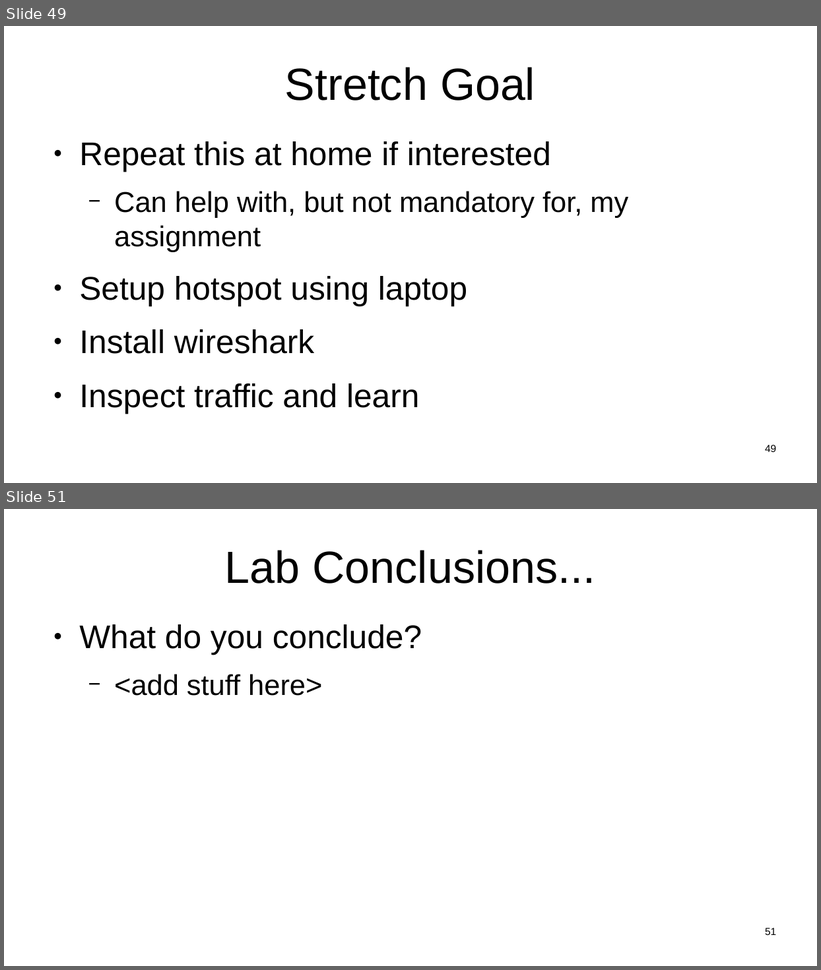
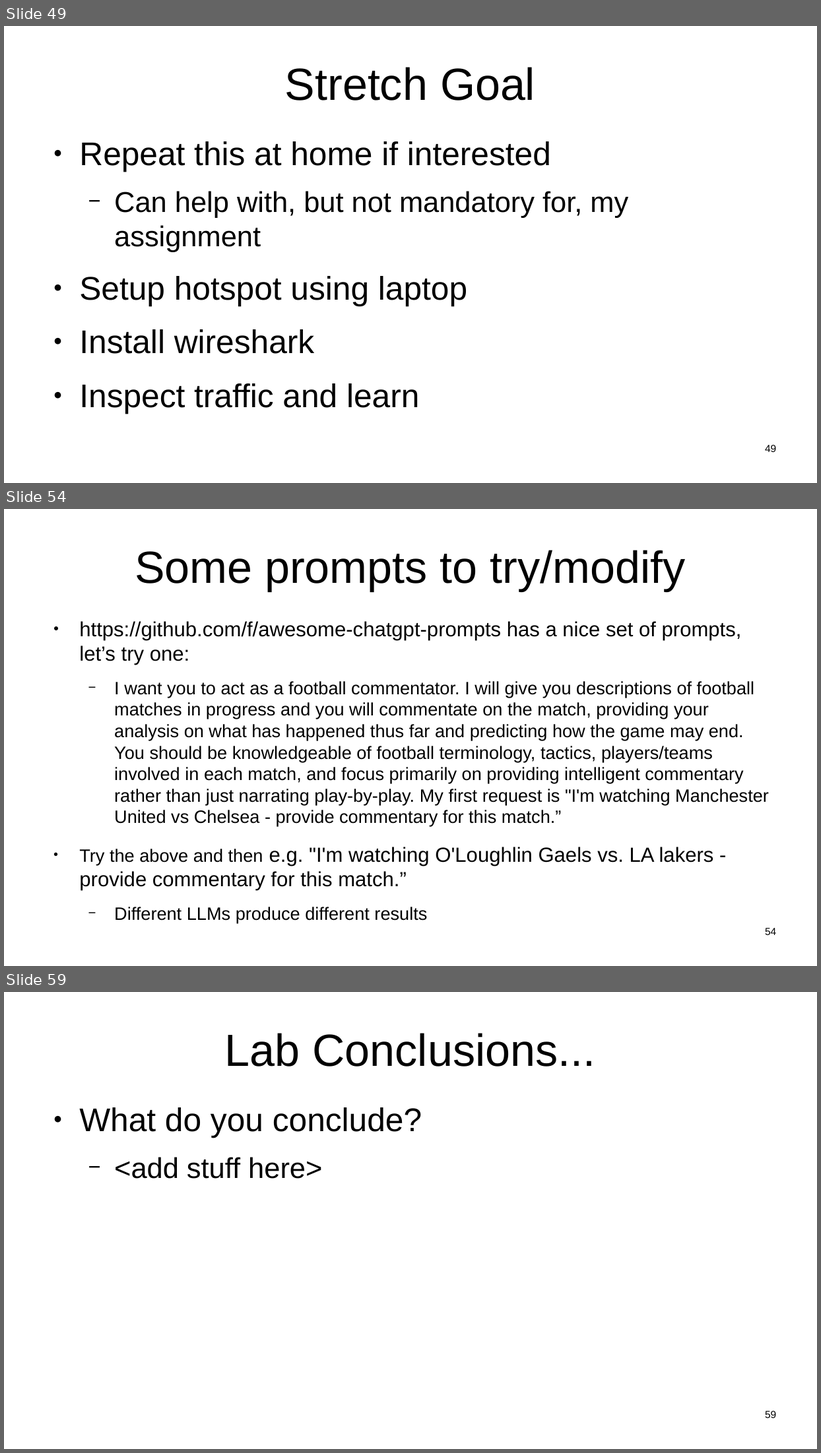
Before and after one commit to sftcd/witidtm, a slide deck: lectures/2024-2025/labs.odp. Shown one above the other, each under a label of ours: slides 49 and 51 before the commit, slides 49, 54 and 59 after it; the slides between them are not shown. The pictures are 821x970 and 821x1453 pixels, drawn with LibreOffice and Linux fonts; fonts in the diff are those of the drawing. Boxes give left, top, right and bottom in pixels: in the first picture for what was removed or moved away, otherwise in the second. Text is boxed around its words. In the diff, an @@ line names an element or a change of style, - is before the commit and + after.

```diff
--- a/lectures/2024-2025/labs.odp
+++ b/lectures/2024-2025/labs.odp
@@ slide 54 added at (4, 509, 817, 966), background #FFFFFF @@
@@ title added at (135, 550, 686, 591), 44 pt, text #000000 @@
+Some prompts to try/modify
@@ text added at (79, 621, 769, 890), 17.5 pt, text #000000 @@
+● https://github.com/f/awesome-chatgpt-prompts has a nice set of prompts, let’s try one:
+  − I want you to act as a football commentator. I will give you descriptions of football matches in progress and you will commentate on the match, providing your analysis on what has happened thus far and predicting how the game may end. You should be knowledgeable of football terminology, tactics, players/teams involved in each match, and focus primarily on providing intelligent commentary rather than just narrating play-by-play. My first request is "I'm watching Manchester United vs Chelsea - provide commentary for this match.”
+● Try the above and then e.g. "I'm watching O'Loughlin Gaels vs. LA lakers - provide commentary for this match.”
+  − Different LLMs produce different results
@@ page number added at (765, 928, 776, 935), 10 pt, text #000000 @@
+54
@@ what was slide 51 is now slide 59 @@
@@ page number at (765, 1411, 776, 1418): text changed @@
-51
+59
```
Also in this commit, not shown: 7 slides changed, 7 other slides added, 3 other files.
